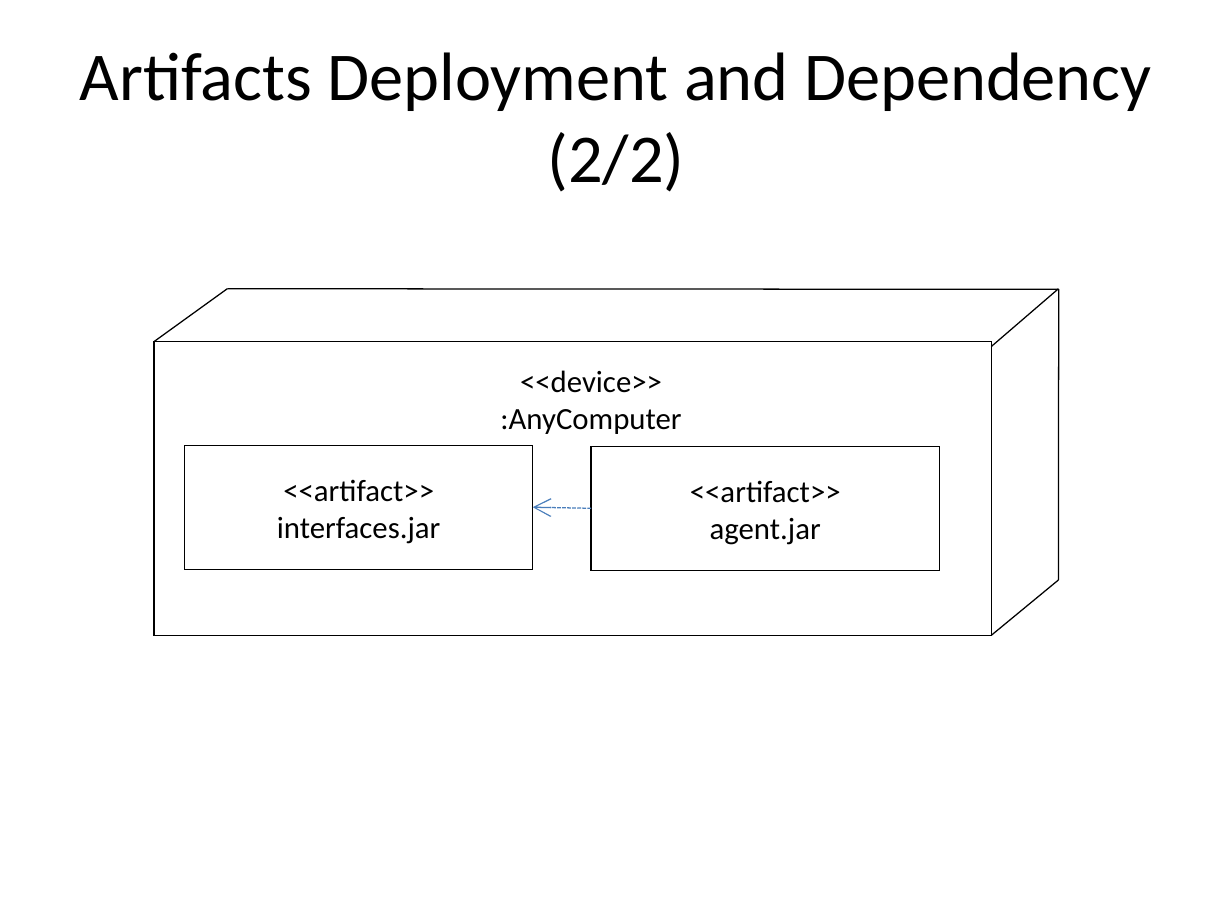
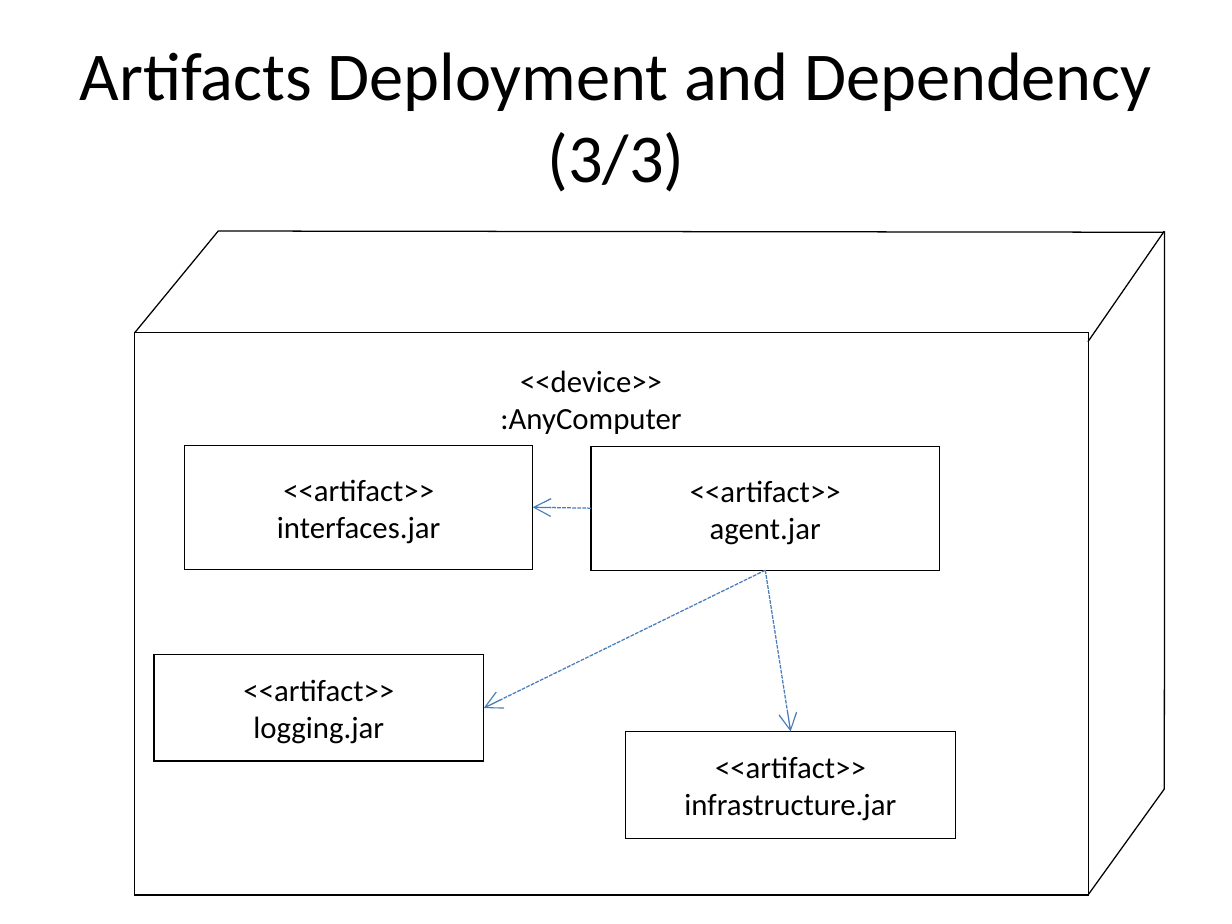
Before and after one commit to krishprince/rollerslam, a slide deck: slide 6 of docs/Deployment_V.0.1.ppt (slide 4 before the commit). Drawn at 1232x924 pixels with LibreOffice and Linux fonts; fonts in the diff are those of the drawing. Boxes give left, top, right and bottom in pixels: in the first picture for what was removed or moved away, otherwise in the second. Text is boxed around its words. In the diff, an @@ line names an element or a change of style, - is before the commit and + after.

Commit message:
Removed display.jar (because it would never get updated); Added a very basic log system... It will be improved as soon as I can. Updated deployment diagram and gui modeling... Including the brand new ServerAdminGui ;) or whatever... Modified Marco Aurelio name on DumpWorldVisitor and RamificationWorldVisitor due to UTF-8 incompatibility, what wouldn't let my netbeans compile the classes.
More coming soon...

Weslei

```diff
--- a/docs/Deployment_V.0.1.ppt
+++ b/docs/Deployment_V.0.1.ppt
@@ title at (80,52,1152,192): text changed @@
-Artifacts Deployment and Dependency (2/2)
+Artifacts Deployment and Dependency (3/3)
@@ line moved from (154, 341) - (228, 288) to (134, 333) - (218, 232) @@
@@ line moved from (228, 288) - (1058, 290) to (218, 232) - (1164, 233) @@
@@ line moved from (992, 346) - (1058, 288) to (1088, 341) - (1164, 232) @@
@@ line moved from (1058, 290) - (1058, 580) to (1164, 232) - (1164, 788) @@
@@ rectangle: place and size @@
-rectangle at (154,341,992,634)
+rectangle at (134,333,1088,896)
@@ arrow added from (765, 570) to (484, 708), #4A7EBB 0.74 pt dashed @@
@@ arrow added from (765, 570) to (791, 732), #4A7EBB 0.74 pt dashed @@
@@ line removed from (992, 636) to (1058, 580) @@
@@ rectangle added at (154,654,484,761), fill #FFFFFF, outline #000000 0.74 pt, 18 pt, text #000000 @@
+<<artifact>>
+logging.jar
@@ rectangle added at (626,732,956,839), fill #FFFFFF, outline #000000 0.74 pt, 18 pt, text #000000 @@
+<<artifact>>
+infrastructure.jar
@@ line added from (1088, 896) to (1164, 788), #000000 0.74 pt @@
```
Also in this commit, not shown: 2 other slides changed, 2 slides added, 11 other files.
